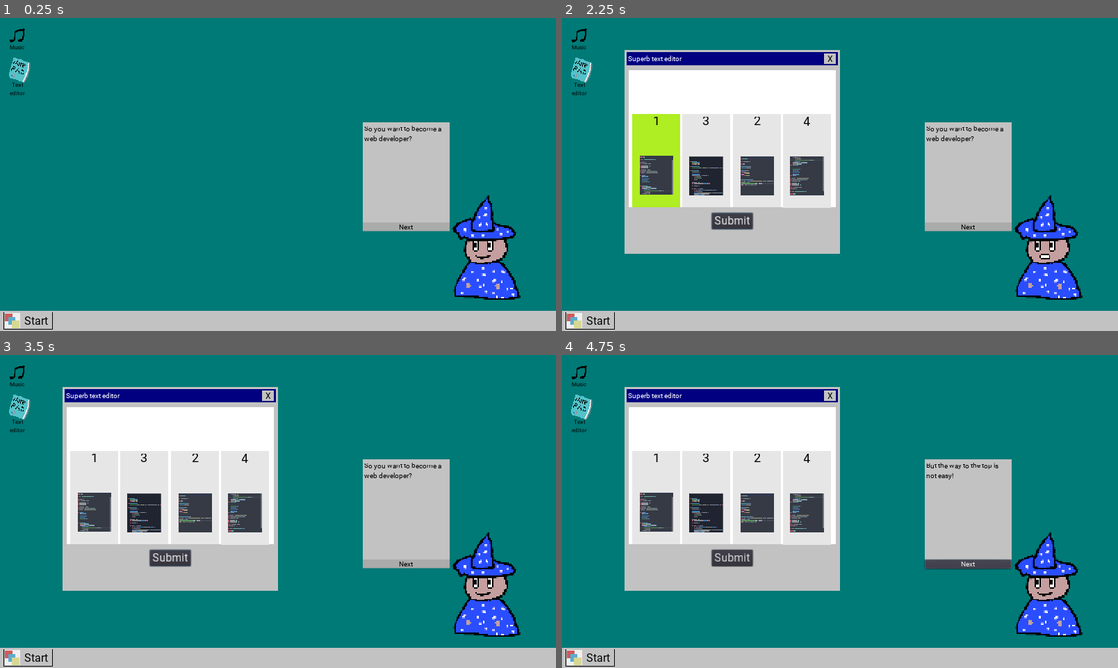
Above: before the commit, frames 1-4 (two rows, left to right).
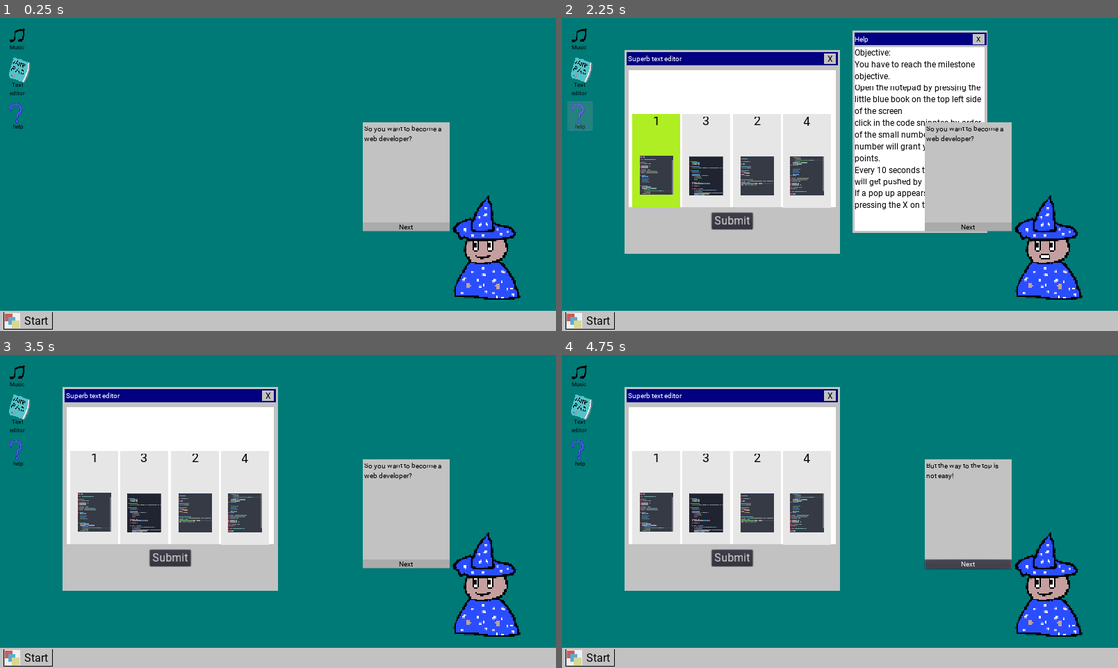
Above: after the commit, the same moments.

Repository: Cranile/The_quest_for_WebDev_ludumdare51
Game: Godot game, scene res://Main.tscn
Two runs of this game, one before a commit and one after it. Both use one fixed random seed, a clock stepped at 60 frames per second and the inputs below. Before the commit the project has no main scene; this scene is started directly in both runs.
Inputs (mouse positions are in pixels of both pictures, inside the frame that each line leads up to):
- Up to frame 1 (0.25 s): no input
- Up to frame 2 (2.25 s): click (578, 77) at 0.5 s; click "Submit" at 1.25 s; click (578, 115) at 2.02 s
- Up to frame 3 (3.5 s): click (417, 376) at 2.75 s, where only the run after the commit has a clickable "X"
- Up to frame 4 (4.75 s): click "Next" at 3.5 s; click "Next" at 4.25 s

The runs differ from the first frame. In frame 1, less than 0.1% of the frame differs, in the area x 1-5%, y 27-36%; in frame 2, 12%, in the area x 0-77%, y 4-69%; in frame 3, less than 0.1%; in frame 4, less than 0.1%.

Commit message:
added a small tutorial, added a part of the end

Diff:
--- a/HUD.gd
+++ b/HUD.gd
@@ -36,3 +36,11 @@
 
 func _on_next_pressed():
 	emit_signal("nextDialogue")
+
+
+func _on_closecv_pressed():
+	$cvcontainer.hide()
+
+
+func _on_closehelp_pressed():
+	$help.hide()
--- a/HUD.tscn
+++ b/HUD.tscn
@@ -707,6 +707,70 @@
 custom_colors/font_color = Color( 1, 1, 1, 1 )
 text = "DOWNLOAD HERE !"
 
+[node name="help" type="ColorRect" parent="."]
+visible = false
+anchor_top = 0.5
+anchor_bottom = 0.5
+margin_left = 669.0
+margin_top = -331.0
+margin_right = 979.0
+margin_bottom = 134.0
+color = Color( 0.764706, 0.764706, 0.764706, 1 )
+
+[node name="topWIndowBar" type="ColorRect" parent="help"]
+anchor_right = 1.0
+margin_left = 4.0
+margin_top = 4.0
+margin_right = -2.0
+margin_bottom = 34.0
+color = Color( 0, 0, 0.509804, 1 )
+
+[node name="closehelp" type="Button" parent="help/topWIndowBar"]
+anchor_left = 1.0
+anchor_top = 0.5
+anchor_right = 1.0
+anchor_bottom = 0.5
+margin_left = -31.0
+margin_top = -11.0
+margin_right = -4.0
+margin_bottom = 13.0
+custom_colors/font_color = Color( 0, 0, 0, 1 )
+custom_fonts/font = SubResource( 16 )
+custom_styles/pressed = SubResource( 17 )
+custom_styles/normal = SubResource( 18 )
+text = "X"
+
+[node name="WindowName" type="Label" parent="help/topWIndowBar"]
+anchor_top = 0.5
+anchor_bottom = 0.5
+margin_top = -15.0
+margin_right = 143.0
+margin_bottom = 15.0
+custom_fonts/font = SubResource( 10 )
+text = "Help"
+valign = 1
+
+[node name="container" type="ColorRect" parent="help"]
+anchor_right = 1.0
+anchor_bottom = 1.0
+margin_left = 5.0
+margin_top = 38.0
+margin_right = -6.0
+margin_bottom = -5.0
+
+[node name="title" type="Label" parent="help/container"]
+anchor_right = 1.0
+anchor_bottom = 1.0
+custom_colors/font_color = Color( 0, 0, 0, 1 )
+custom_fonts/font = SubResource( 15 )
+text = "Objective:
+You have to reach the milestone objective.
+Open the notepad by pressing the little blue book on the top left side of the screen
+click in the code snipptes by order of the small number to the bigger number will grant you milestione points.
+Every 10 seconds the milestone will get pushed by 1.
+If a pop up appears close it by pressing the X on the top right."
+autowrap = true
+
 [node name="mageDialogue" type="ColorRect" parent="."]
 margin_left = 835.0
 margin_top = 240.0
@@ -735,6 +799,80 @@
 custom_styles/normal = SubResource( 20 )
 text = "Next"
 icon_align = 1
+
+[node name="cvcontainer" type="ReferenceRect" parent="."]
+visible = false
+margin_left = 227.0
+margin_top = 35.0
+margin_right = 780.0
+margin_bottom = 591.0
+
+[node name="cv" type="ColorRect" parent="cvcontainer"]
+anchor_right = 1.0
+anchor_bottom = 1.0
+color = Color( 0.764706, 0.764706, 0.764706, 1 )
+
+[node name="topWIndowBar" type="ColorRect" parent="cvcontainer/cv"]
+anchor_right = 1.0
+margin_left = 5.0
+margin_top = 5.0
+margin_right = -5.0
+margin_bottom = 35.0
+color = Color( 0, 0, 0.509804, 1 )
+
+[node name="closecv" type="Button" parent="cvcontainer/cv/topWIndowBar"]
+anchor_left = 1.0
+anchor_top = 0.5
+anchor_right = 1.0
+anchor_bottom = 0.5
+margin_left = -31.0
+margin_top = -11.0
+margin_right = -4.0
+margin_bottom = 13.0
+custom_colors/font_color = Color( 0, 0, 0, 1 )
+custom_fonts/font = SubResource( 16 )
+custom_styles/pressed = SubResource( 17 )
+custom_styles/normal = SubResource( 18 )
+text = "X"
+
+[node name="WindowName" type="Label" parent="cvcontainer/cv/topWIndowBar"]
+margin_left = 3.0
+margin_right = 127.0
+margin_bottom = 30.0
+custom_fonts/font = SubResource( 10 )
+text = "THE CV"
+align = 1
+valign = 1
+
+[node name="container" type="ColorRect" parent="cvcontainer/cv"]
+anchor_left = 0.5
+anchor_top = 1.0
+anchor_right = 0.5
+anchor_bottom = 1.0
+margin_left = -261.5
+margin_top = -515.0
+margin_right = 259.5
+margin_bottom = -20.0
+
+[node name="title" type="Label" parent="cvcontainer/cv/container"]
+margin_left = 9.0
+margin_top = 5.0
+margin_right = 514.0
+margin_bottom = 488.0
+custom_colors/font_color = Color( 0, 0, 0, 1 )
+custom_fonts/font = SubResource( 15 )
+text = "Name : Dade Murphy
+Born: 1977
+
+Experience:
+* 5 years of experience on a programing language from 7 year in the future.
+* Hosted a bunch of Minecraft servers, so Backend god essentially
+
+Achievments:
+*crashed 1,507 computer systems causing a 7-point drop in the NY stock exchange.
+*Creator of avaJ, did you know that avaJ is installed in more than a bizillion devices?
+* Co creator of the Memeverse"
+autowrap = true
 
 [connection signal="visibility_changed" from="puzzleContainer/puzzleMain" to="puzzleContainer/puzzleMain" method="_on_puzzleMain_visibility_changed"]
 [connection signal="pressed" from="puzzleContainer/puzzleMain/Button" to="." method="_on_Button_pressed"]
@@ -743,4 +881,6 @@
 [connection signal="pressed" from="puzzleContainer/puzzleMain/codeContainer/three/codeBtn" to="." method="_on_codeBtn_pressed" binds= [ "three" ]]
 [connection signal="pressed" from="puzzleContainer/puzzleMain/codeContainer/four/codeBtn" to="." method="_on_codeBtn_pressed" binds= [ "four" ]]
 [connection signal="pressed" from="popup/topWIndowBar/closepopup" to="." method="_on_closepopup_pressed"]
+[connection signal="pressed" from="help/topWIndowBar/closehelp" to="." method="_on_closehelp_pressed"]
 [connection signal="pressed" from="mageDialogue/next" to="." method="_on_next_pressed"]
+[connection signal="pressed" from="cvcontainer/cv/topWIndowBar/closecv" to="." method="_on_closecv_pressed"]
--- a/Main.gd
+++ b/Main.gd
@@ -7,7 +7,7 @@
 export var disablecoding = true;
 
 var currentMilestone = -1
-var maxMilestone = 25
+var maxMilestone = 3
 
 var lastpopup = 0;
 var currentCode = "1234"
@@ -43,7 +43,8 @@
 	"And close the window. There is a button on the top right, it has a little 'X', can't miss it",
 	". . . What ? Where you expecting me to give you a sword or something?!, go coding already !"
 ]
-var enddialogue = ["No way. . .",
+
+var enddialogue1 = ["No way. . .",
 "You made it. . .",
 "you must be the chosen one",
 "in all of my years of trolling fools with faulty software, obnoxious ads, and absurd DLC costs. . .",
@@ -52,6 +53,12 @@
 ". . .",
 "Le-let me give you a little something",
 "have this "]
+var enddialogue2 = [
+	"thats the definitive CV, one to rule them all",
+	"it has everything you need",
+	"rockstar developer, checked. 10x developer, checked. ",
+	"10 years of experience on a language that has been out for only 3 . . . checked.",
+	" Senior developer on languages that don't exist. Checked"]
 var tutorialProgress = 0;
 var inDialogue = false;
 var currentDialogue = -1;
@@ -110,6 +117,50 @@
 		$HUD/Mage/AnimationPlayer.play("inscreen")
 	pass
 
+func ending():
+	print("ending")
+	if(!inDialogue):
+		toggleChat()
+		inDialogue = true;
+
+	mageAnim()
+	mageVoice()
+
+	if(currentDialogue == enddialogue1.size() -1):
+		$HUD/puzzleContainer/puzzlePlaceholder/AnimationPlayer.play("fadeout")
+		disablecoding = false;
+		inDialogue = false;
+		currentDialogue = 0
+		tutorialProgress = 3
+		mageAnim()
+		toggleChat()
+		$ColorRect/Reward.visible = true;
+		$ColorRect/Reward/AnimationPlayer.play("highlight")
+		return;
+
+	currentDialogue += 1
+	$HUD/mageDialogue/content.text = enddialogue1[currentDialogue]
+
+func ending2():
+	print("ending2")
+	if(!inDialogue):
+		toggleChat()
+		inDialogue = true;
+
+	mageAnim()
+	mageVoice()
+
+	if(currentDialogue == enddialogue2.size() -1):
+		disablecoding = false;
+		inDialogue = false;
+		currentDialogue = 0
+		mageAnim()
+		toggleChat()
+		$ColorRect/Reward.visible = true;
+		return;
+
+	currentDialogue += 1
+	$HUD/mageDialogue/content.text = enddialogue2[currentDialogue]
 func toggleChat():
 	if(!$HUD/mageDialogue.visible):
 		$HUD/mageDialogue.show()
@@ -140,6 +191,7 @@
 
 func gameOver():
 	$countdown.stop()
+
 	print("Game Over")
 
 func updateMilestone():
@@ -155,6 +207,8 @@
 
 	if(currentMilestone >= maxMilestone ):
 		print("you win")
+		disablecoding = true;
+		ending()
 		$countdown.stop()
 		return;
 
@@ -217,8 +271,22 @@
 		tutorial()
 	elif(tutorialProgress == 1):
 		tutorial2()
+	elif(tutorialProgress == 2):
+		ending()
+	elif(tutorialProgress == 3):
+		ending2()
 
 
 func _on_editorToggle_pressed():
-	$HUD/puzzleContainer/puzzlePlaceholder/AnimationPlayer.play("fadein")
+	if($HUD/puzzleContainer/puzzleMain.visible == false):
+		$HUD/puzzleContainer/puzzlePlaceholder/AnimationPlayer.play("fadein")
 	##$HUD/puzzleContainer/puzzleMain.show()
+
+
+func _on_rewardbtn_pressed():
+	$HUD/cvcontainer.show();
+	ending2()
+
+
+func _on_helpToggle_pressed():
+	$HUD/help.show();
--- a/Main.tscn
+++ b/Main.tscn
@@ -7,6 +7,8 @@
 [ext_resource path="res://Roboto-Regular.ttf" type="DynamicFontData" id=5]
 [ext_resource path="res://art/musicIcon.png" type="Texture" id=6]
 [ext_resource path="res://art/notepadIcon.png" type="Texture" id=7]
+[ext_resource path="res://art/rewardchest.png" type="Texture" id=8]
+[ext_resource path="res://art/help.png" type="Texture" id=9]
 
 [sub_resource type="DynamicFont" id=1]
 size = 14
@@ -37,6 +39,38 @@
 }
 
 [sub_resource type="Animation" id=6]
+resource_name = "highlight"
+length = 2.0
+step = 0.03
+tracks/0/type = "value"
+tracks/0/path = NodePath("highlight:color")
+tracks/0/interp = 1
+tracks/0/loop_wrap = true
+tracks/0/imported = false
+tracks/0/enabled = true
+tracks/0/keys = {
+"times": PoolRealArray( 0, 0.5, 1, 1.5, 1.98 ),
+"transitions": PoolRealArray( 1, 1, 1, 1, 1 ),
+"update": 0,
+"values": [ Color( 1, 1, 1, 0 ), Color( 1, 1, 1, 0.933333 ), Color( 1, 1, 1, 0 ), Color( 1, 1, 1, 0.776471 ), Color( 1, 1, 1, 0 ) ]
+}
+
+[sub_resource type="Animation" id=7]
+resource_name = "default"
+tracks/0/type = "value"
+tracks/0/path = NodePath("highlight:color")
+tracks/0/interp = 1
+tracks/0/loop_wrap = true
+tracks/0/imported = false
+tracks/0/enabled = true
+tracks/0/keys = {
+"times": PoolRealArray( 0, 1 ),
+"transitions": PoolRealArray( 1, 1 ),
+"update": 0,
+"values": [ Color( 1, 1, 1, 0 ), Color( 1, 1, 1, 0 ) ]
+}
+
+[sub_resource type="Animation" id=8]
 resource_name = "highlight"
 length = 2.0
 step = 0.03
@@ -139,6 +173,83 @@
 anims/default = SubResource( 5 )
 anims/highlight = SubResource( 6 )
 
+[node name="help" type="ColorRect" parent="ColorRect"]
+margin_left = 12.0
+margin_top = 192.0
+margin_right = 70.0
+margin_bottom = 259.0
+color = Color( 1, 1, 1, 0 )
+
+[node name="Label" type="Label" parent="ColorRect/help"]
+anchor_top = 1.0
+anchor_right = 1.0
+anchor_bottom = 1.0
+margin_top = -18.0
+margin_bottom = -1.0
+custom_colors/font_color = Color( 0, 0, 0, 1 )
+custom_fonts/font = SubResource( 1 )
+text = "help"
+align = 1
+valign = 1
+
+[node name="TextureRect" type="TextureRect" parent="ColorRect/help"]
+anchor_right = 1.0
+anchor_bottom = 1.0
+margin_right = 6.0
+margin_bottom = -3.0
+rect_scale = Vector2( 0.8, 0.8 )
+texture = ExtResource( 9 )
+
+[node name="helpToggle" type="Button" parent="ColorRect/help"]
+anchor_right = 1.0
+anchor_bottom = 1.0
+custom_styles/hover = SubResource( 4 )
+custom_styles/pressed = SubResource( 2 )
+custom_styles/normal = SubResource( 3 )
+
+[node name="Reward" type="ColorRect" parent="ColorRect"]
+visible = false
+margin_left = 11.0
+margin_top = 262.0
+margin_right = 69.0
+margin_bottom = 329.0
+color = Color( 1, 1, 1, 0 )
+
+[node name="highlight" type="ColorRect" parent="ColorRect/Reward"]
+anchor_right = 1.0
+anchor_bottom = 1.0
+color = Color( 1, 1, 1, 0 )
+
+[node name="Label" type="Label" parent="ColorRect/Reward"]
+anchor_top = 1.0
+anchor_right = 1.0
+anchor_bottom = 1.0
+margin_top = -18.0
+margin_bottom = -1.0
+custom_colors/font_color = Color( 0, 0, 0, 1 )
+custom_fonts/font = SubResource( 1 )
+text = "Reward"
+align = 1
+valign = 1
+
+[node name="TextureRect" type="TextureRect" parent="ColorRect/Reward"]
+anchor_right = 1.0
+anchor_bottom = 1.0
+margin_right = 6.0
+margin_bottom = -3.0
+texture = ExtResource( 8 )
+
+[node name="rewardbtn" type="Button" parent="ColorRect/Reward"]
+anchor_right = 1.0
+anchor_bottom = 1.0
+custom_styles/hover = SubResource( 4 )
+custom_styles/pressed = SubResource( 2 )
+custom_styles/normal = SubResource( 3 )
+
+[node name="AnimationPlayer" type="AnimationPlayer" parent="ColorRect/Reward"]
+anims/default = SubResource( 7 )
+anims/highlight = SubResource( 8 )
+
 [node name="HUD" parent="." instance=ExtResource( 1 )]
 
 [node name="countdown" type="Timer" parent="."]
@@ -156,6 +267,8 @@
 
 [connection signal="pressed" from="ColorRect/disableMusic/musicToggle" to="." method="_on_musicToggle_pressed"]
 [connection signal="pressed" from="ColorRect/codeEditor/editorToggle" to="." method="_on_editorToggle_pressed"]
+[connection signal="pressed" from="ColorRect/help/helpToggle" to="." method="_on_helpToggle_pressed"]
+[connection signal="pressed" from="ColorRect/Reward/rewardbtn" to="." method="_on_rewardbtn_pressed"]
 [connection signal="keyboard" from="HUD" to="." method="_on_HUD_keyboard"]
 [connection signal="nextDialogue" from="HUD" to="." method="_on_HUD_nextDialogue"]
 [connection signal="submit" from="HUD" to="." method="_on_HUD_submit"]
--- a/project.godot
+++ b/project.godot
@@ -11,6 +11,7 @@
 [application]
 
 config/name="BecomingWebDev"
+run/main_scene="res://Main.tscn"
 config/icon="res://icon.png"
 
 [display]
Not shown: 1 places in Main.tscn that only renumber resources
Binary file added: art/help.png
Not shown, added: art/help.png.import
Binary file added: art/rewardchest.png
Not shown, added: art/rewardchest.png.import
Not shown, added: export_presets.cfg
